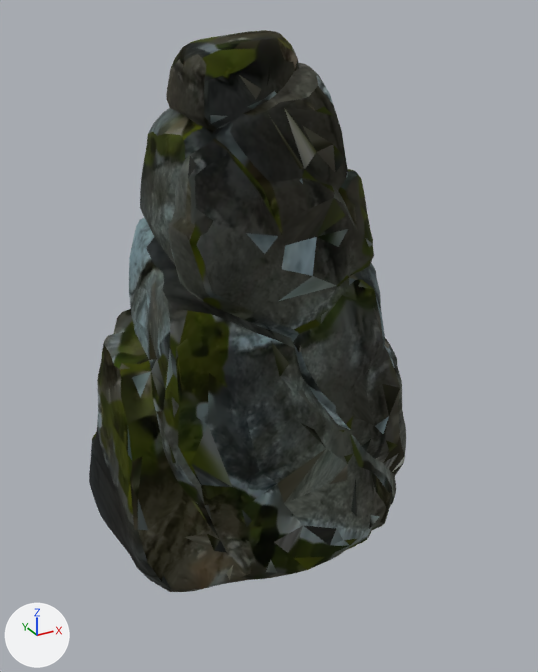
Renders of the glTF model assets/models/terrain/rock-2.glb from each side of a commit.
One viewpoint serves both versions: a camera (50 mm lens) standing at (-0.653, -1.242, 0.537) and looking at (0.011, -0.035, -0.067). The axes (+X, +Y, +Z) are drawn at lower left. The lights are the same throughout. The picture after the commit comes second. Vertices at exactly the same position are counted once.

Objects in the first picture: 'geometry_0'.
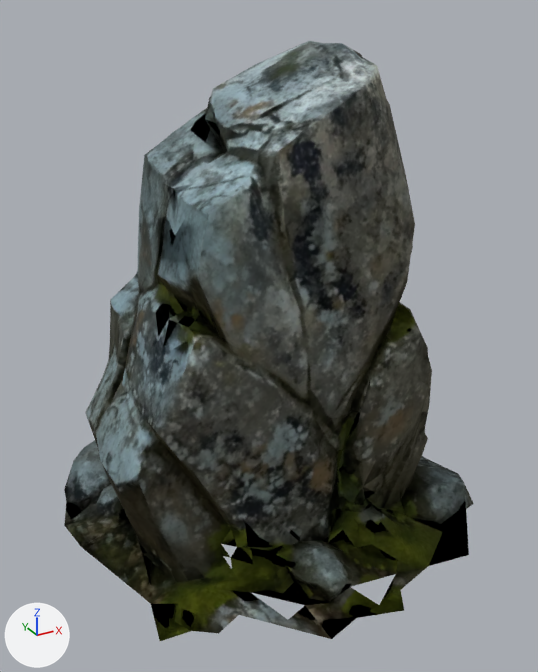
The edits, one by one:
me_geometry_0 is used by ob_geometry_0; location (0.0, 0.0, 0.0).
me_geometry_0 had 3013 vertices, 5999 faces and spanned x -0.334..0.334, y -0.245..0.246, z -0.501..0.501.
me_geometry_0 now has 628 vertices, 1355 faces and spans x -0.411..0.421, y -0.44..0.442, z -0.482..0.481.
me_geometry_0 part 1: the loose piece of 1546 vertices spanning x -0.334..0.334, y -0.245..0.246, z -0.501..0.501 is rebuilt with 628 vertices and now spans x -0.411..0.421, y -0.44..0.442, z -0.482..0.481.
Other edits to the shape of me_geometry_0 do not show in these pictures.

Location of each change, (x1, y1, x2, y2) in pixels of the pictures (538 x 672 px):
'geometry_0', reshaped (29% wider, 7% taller): before (89, 30, 406, 592); after (64, 41, 474, 641)
